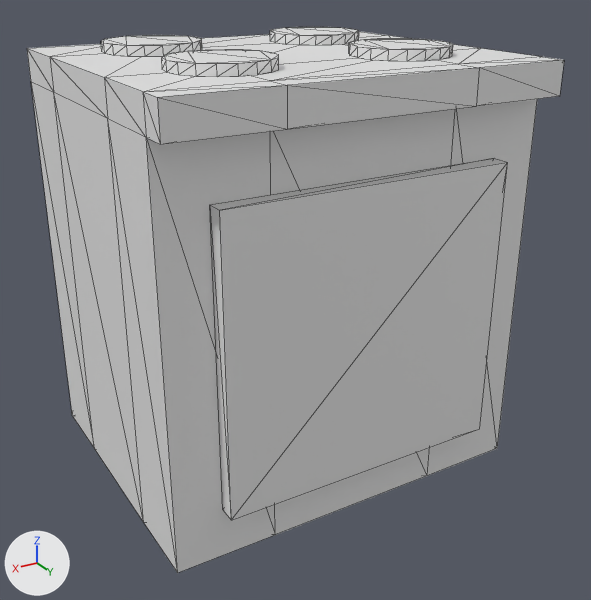
Renders of the FBX model Assets/3DAssets/KitchenStove/Stove.FBX from each side of a commit.
Camera for both pictures: a 50 mm camera at (1.053, 1.861, 1.352) aimed at (0.012, 0.126, 0.485). Every picture has the same lights, and +X, +Y and +Z are marked at lower left. Mesh edges are drawn as thin lines. Where no turn or scale is listed for an object, it has been applied to the vertices.

Before the edit, the objects in view are built like this:
```python
me_mesh = bpy.data.meshes.new('Mesh')
me_mesh.from_pydata(...)  # 204 vertices, 384 faces; spans x -0.508..0.508, y -0.413..0.481, z 0.0..1.137
ob_stove = bpy.data.objects.new('Stove', me_mesh)
ob_stove.location = (0.0, 0.0, 0.0)
```
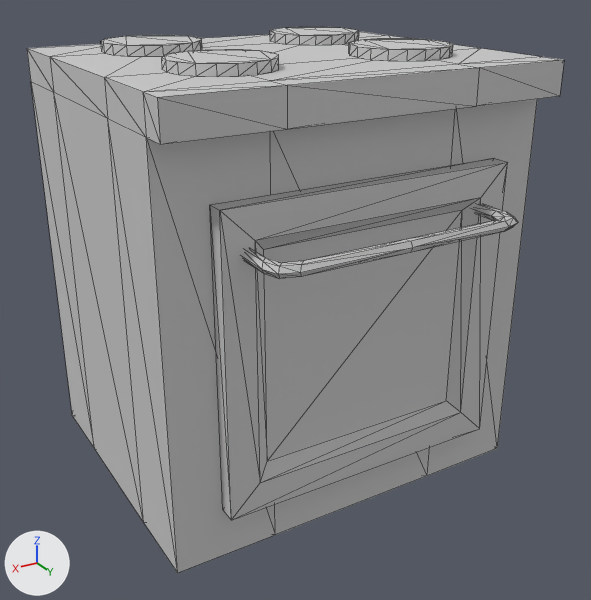
The newer file is also turned or shifted as a whole; pictures and numbers use the older file's frame.

What differs and where, as boxes (x1, y1, x2, y2) in the pictures (591 x 600 px):
part 1 of me_mesh, added
    after: (242, 203, 518, 278)
part 2 of me_mesh, built on
    both: (220, 162, 507, 520)
part 3 of me_mesh, recoloured
    both: (27, 27, 564, 573)

The change, as a list of edits to the scene's bpy script:
```text
Add mat_cupboard:
    mat_cupboard = principled_material('Cupboard')
    mat_cupboard.base_color = (0.588, 0.588, 0.588)  # light grey #cacaca
    mat_cupboard.roughness = 0.859
Change me_mesh:
    used by ob_stove; location = (0.0, 0.0, 0.0)
    remove me_mesh.from_pydata(...)  # 204 vertices, 384 faces; spans x -0.508..0.508, y -0.413..0.481, z 0.0..1.137
    add me_mesh.from_pydata(...)  # 266 vertices, 504 faces; spans x -0.508..0.508, y -0.413..0.595, z 0.0..1.137
    me_mesh part 1: a new loose piece of 54 vertices spanning x -0.323..0.338, y 0.426..0.595, z 0.762..0.787, in mat_cupboard (light grey #cacaca)
    me_mesh part 2
    2 faces are deleted
    8 vertices are added at x -0.306..0.307, y 0.432..0.457, z 0.209..0.803
    18 new faces join them
    me_mesh part 3: 382 faces spanning x -0.508..0.508, y -0.413..0.481, z 0.0..1.137 switch from no material to mat_cupboard (light grey #cacaca)
```
